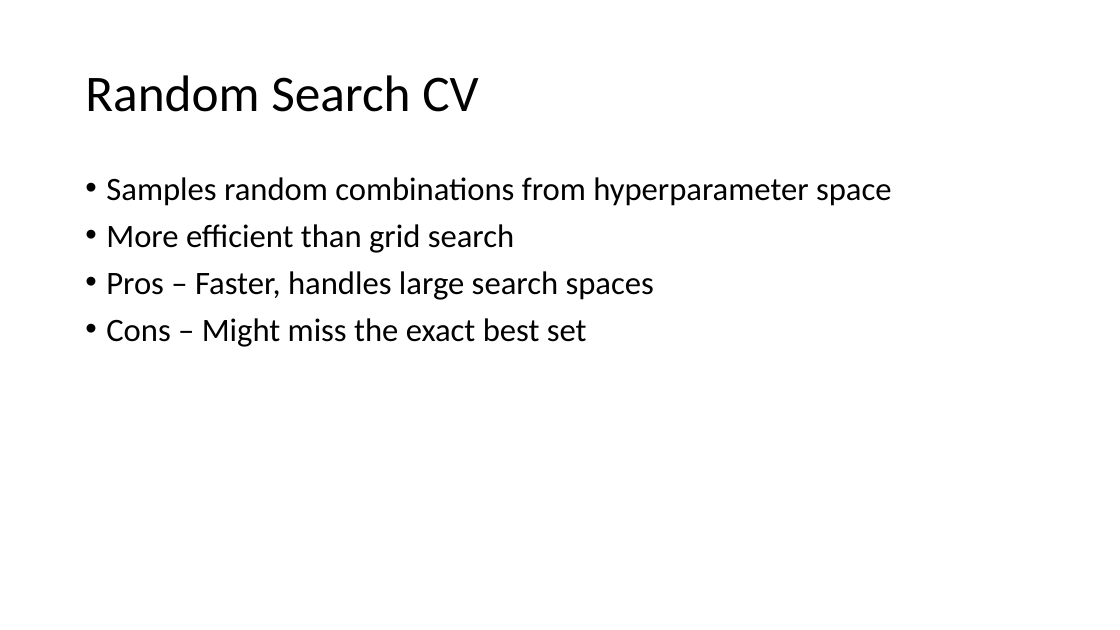
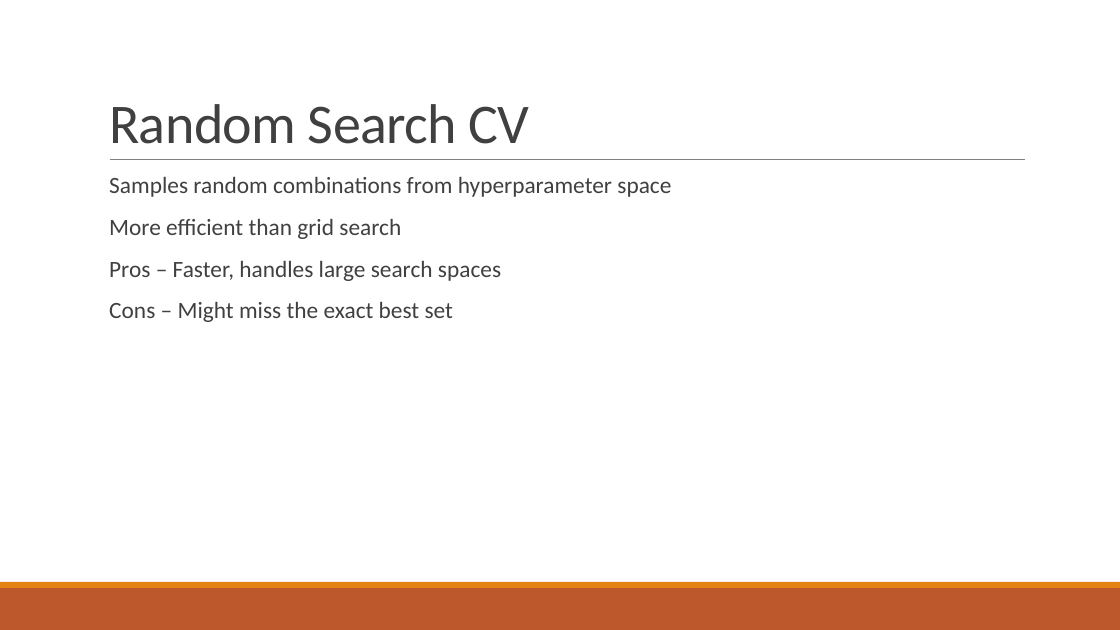
Before and after one commit to SubashSah/AI-Intern-2025, a slide deck: slide 7 of Task 3/Fine-tuning model.pptx (slide 6 before the commit). Drawn at 1120x630 pixels with LibreOffice and Linux fonts; fonts in the diff are those of the drawing. Boxes give left, top, right and bottom in pixels: in the first picture for what was removed or moved away, otherwise in the second. Text is boxed around its words. In the diff, an @@ line names an element or a change of style, - is before the commit and + after.

Commit message:
Updated hyperparameter tuning and model fine-tuning

```diff
--- a/Task 3/Fine-tuning model.pptx
+++ b/Task 3/Fine-tuning model.pptx
@@ title "Random Search CV": place and size @@
-title "Random Search CV" at [85, 75, 478, 112]
+title "Random Search CV" at [109, 104, 530, 144]
@@ title "Random Search CV" at [109, 104, 530, 144]: size 44 to 48 pt, text colour #000000 to #404040, letter spacing 0 to -0.5 pt; line spacing 0.9 to 0.85; vertical alignment middle to bottom @@
@@ text "Samples random combinations from hyperparameter ..." at [109, 177, 671, 322]: size 28 to 20 pt, text colour #000000 to #404040; bullet • to  ; more space between paragraphs @@
@@ line added from (110, 160) to (1026, 160), #808080 0.5 pt @@
@@ rectangle added at [0, 588, 1120, 630], fill #BD582C @@
@@ rectangle added at [0, 582, 1120, 588], fill #E48312 @@
```
Also in this commit, not shown: 7 other slides changed, 5 slides added, 2 slides removed.
